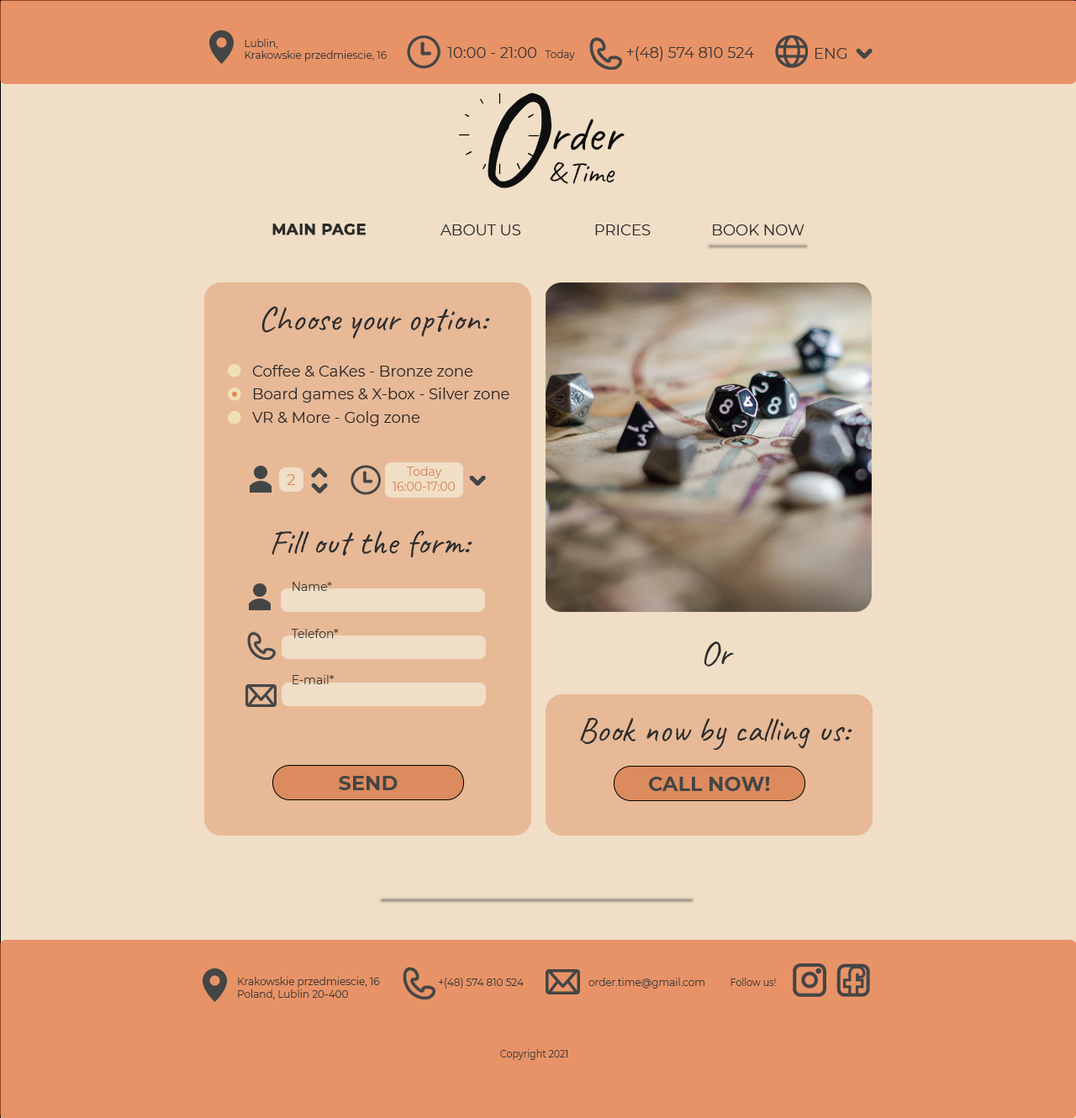
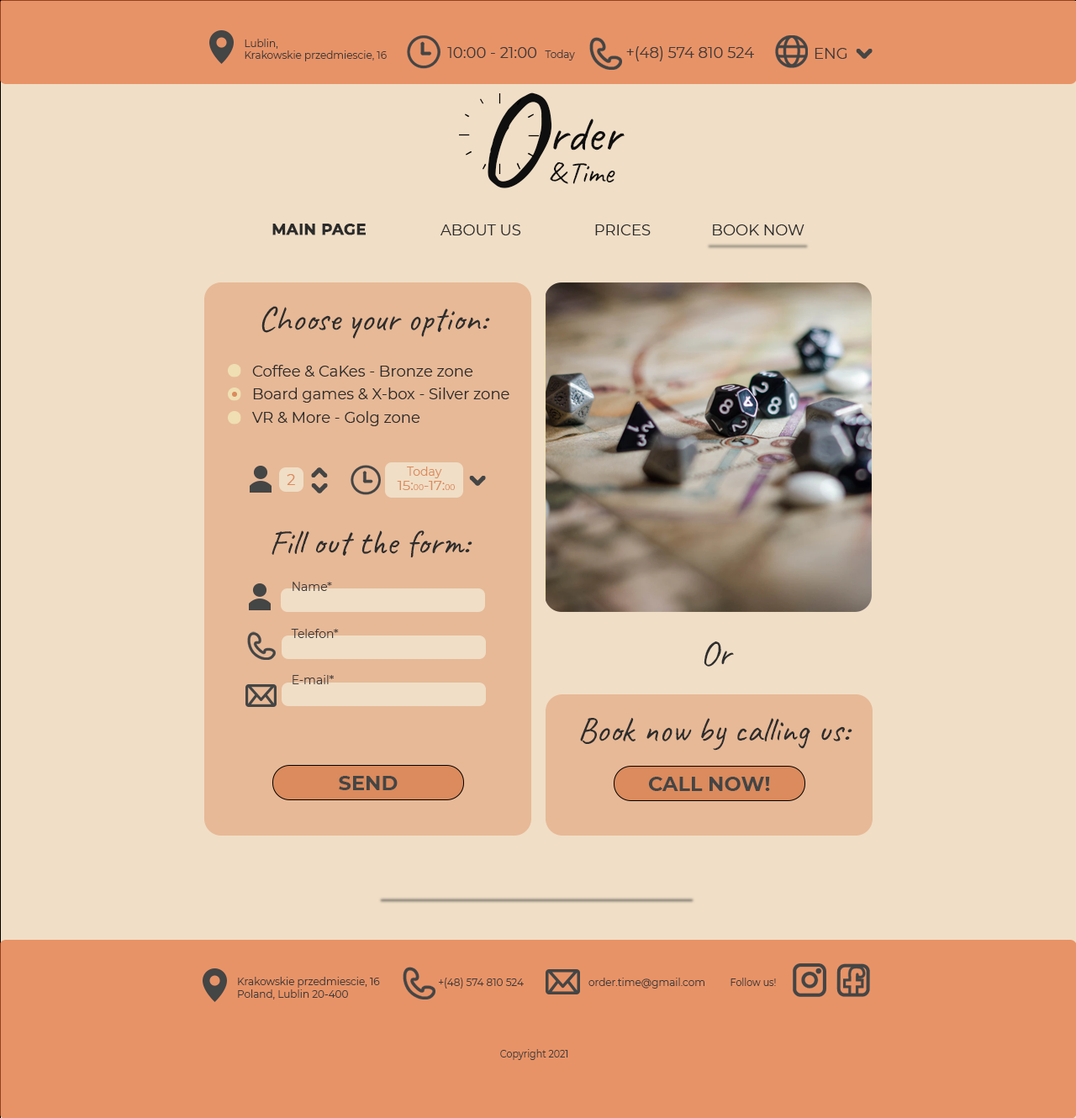
Layers edited between the first and the second w=1076, h=1118 image:
renamed "16:00-17:00" to "15:00-17:00", painted on it over left=392, top=480, right=456, bottom=492
